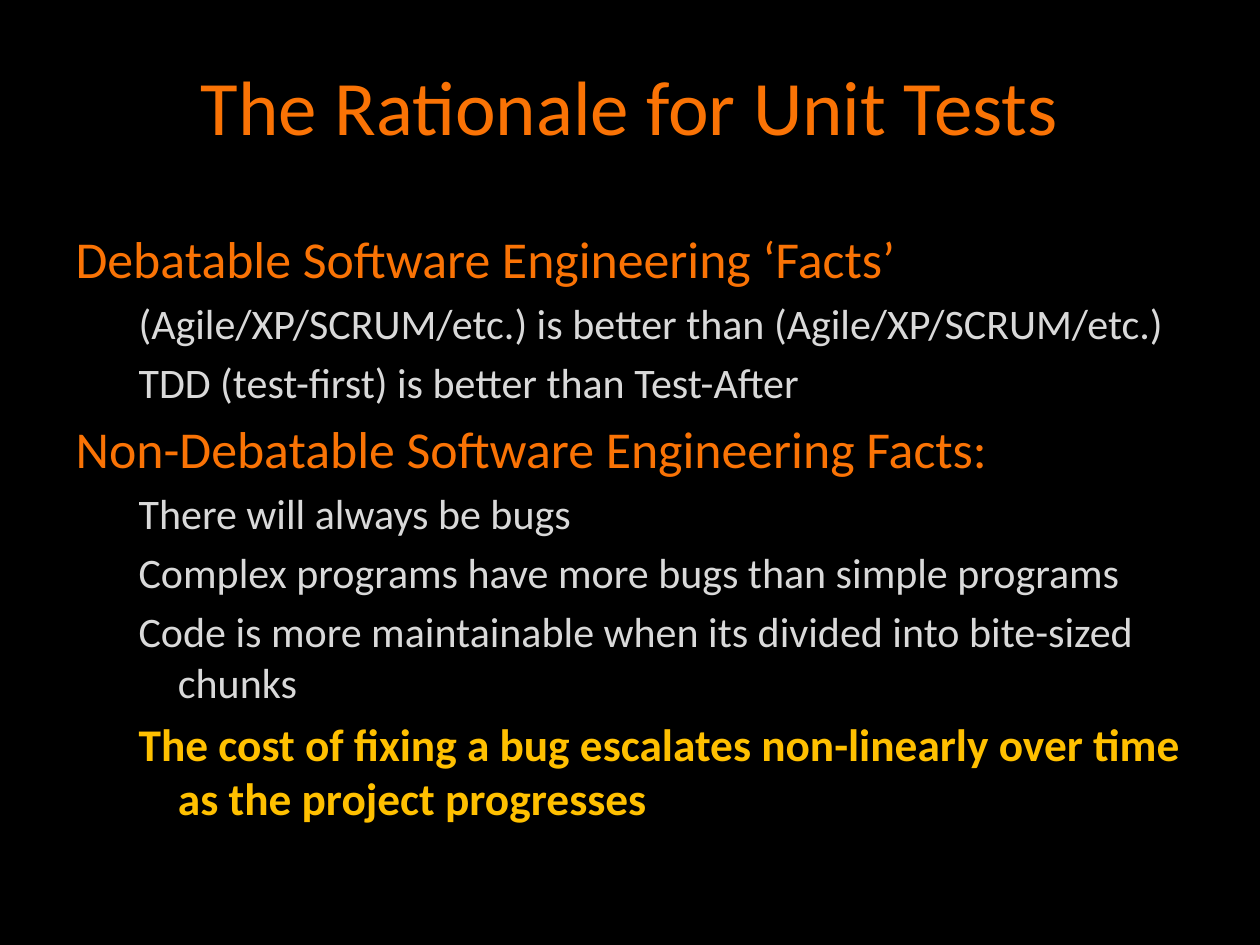
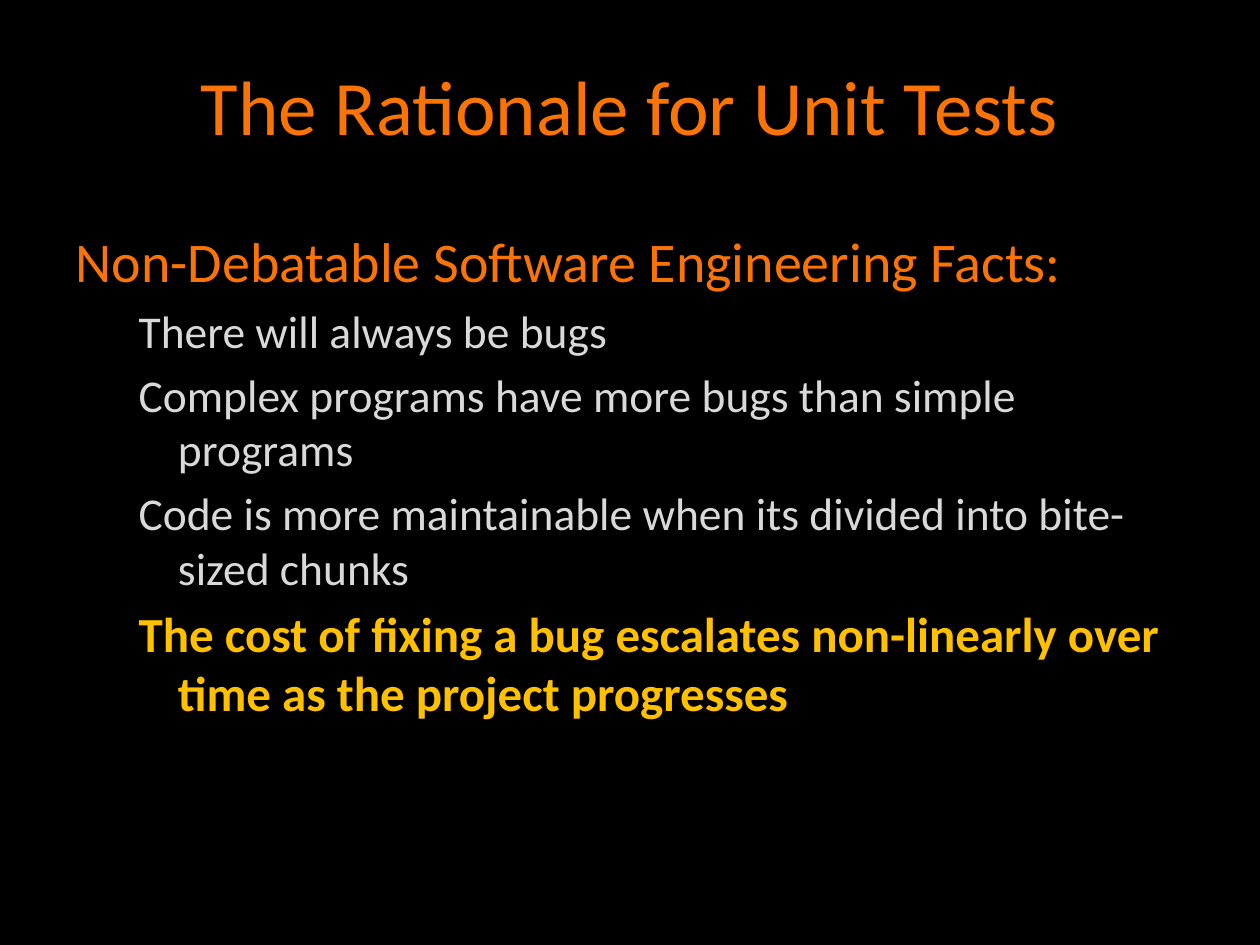
Before and after one commit to agilefire/November2010, a slide deck: slide 8 of Agile Firestarter Winter 2011 Test-Driven-Development.pptx (slide 2 before the commit). Drawn at 1260x945 pixels with LibreOffice and Linux fonts; fonts in the diff are those of the drawing. Boxes give left, top, right and bottom in pixels: in the first picture for what was removed or moved away, otherwise in the second. Text is boxed around its words. In the diff, an @@ line names an element or a change of style, - is before the commit and + after.

```diff
--- a/Agile Firestarter Winter 2011 Test-Driven-Development.pptx
+++ b/Agile Firestarter Winter 2011 Test-Driven-Development.pptx
@@ text "Non-Debatable Software Engineering Facts:" at (76,243,1159,720): size 29.6 to 32 pt in "Non-Debatable Software Engineering Facts:"; size 24.1 to 26 pt in "There will always be bugs", "Complex programs have more bugs than simple ...", "Code is more maintainable when its divided ..."; size 25.9 to 28 pt in "The cost of fixing a bug escalates ..." @@
@@ text at (76,241,1163,404): paragraphs removed @@
-Debatable Software Engineering ‘Facts’
-  (Agile/XP/SCRUM/etc.) is better than (Agile/XP/SCRUM/etc.)
-  TDD (test-first) is better than Test-After
```
Also in this commit, not shown: 9 other slides changed, 10 slides added, 13 slides removed.
